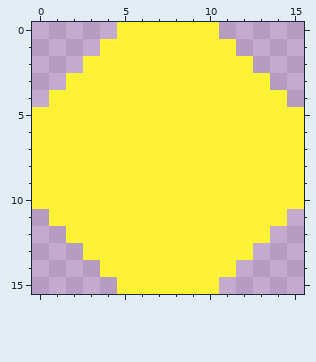
Pixel-art file: sprites/item1x1.aseprite. The picture above is the old version.
16x16 pixels, 1 frame.
And afterwards:
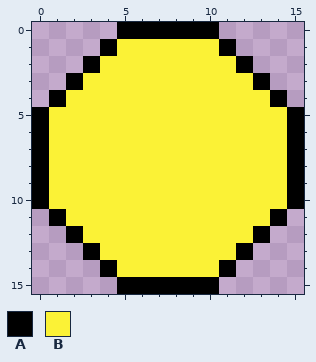
Palette (. is transparent): A #000000  B #fbf236
What changed:
y 0: x 5..10 BBBBBB -> AAAAAA
y 1: x 4 B -> A; x 11 B -> A
y 2: x 3 B -> A; x 12 B -> A
y 3: x 2 B -> A; x 13 B -> A
y 4: x 1 B -> A; x 14 B -> A
y 5..10: x 0 B -> A; x 15 B -> A
y 11: x 1 B -> A; x 14 B -> A
y 12: x 2 B -> A; x 13 B -> A
y 13: x 3 B -> A; x 12 B -> A
y 14: x 4 B -> A; x 11 B -> A
y 15: x 5..10 BBBBBB -> AAAAAA
